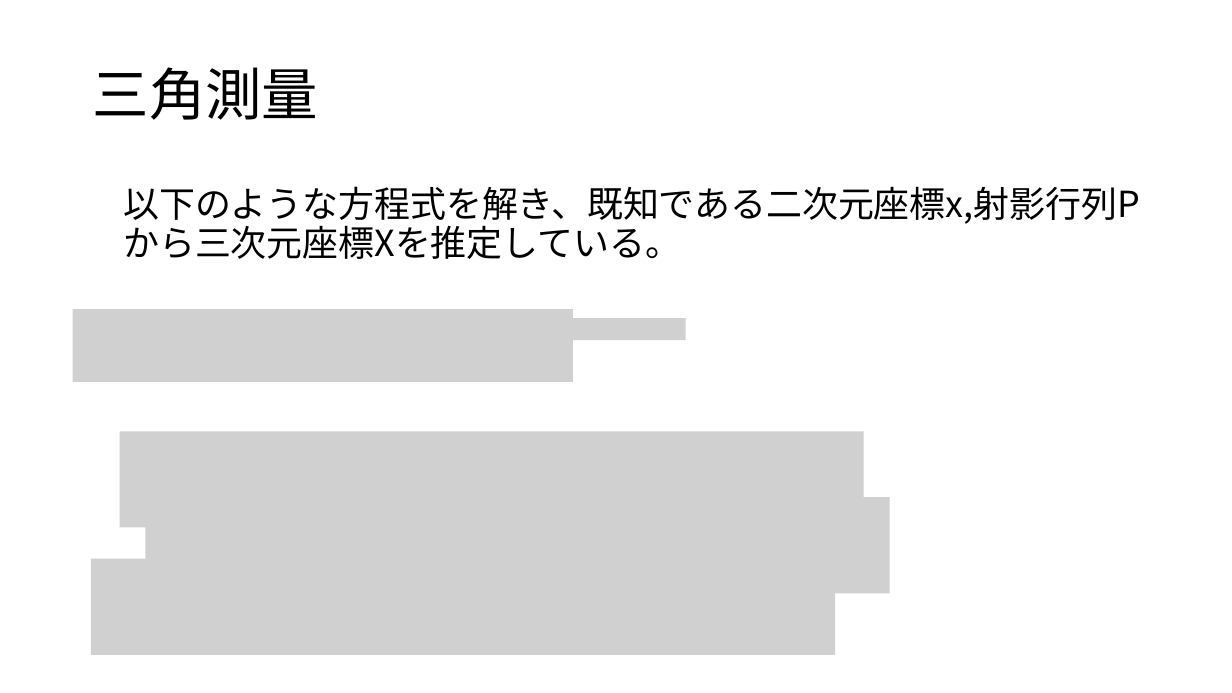
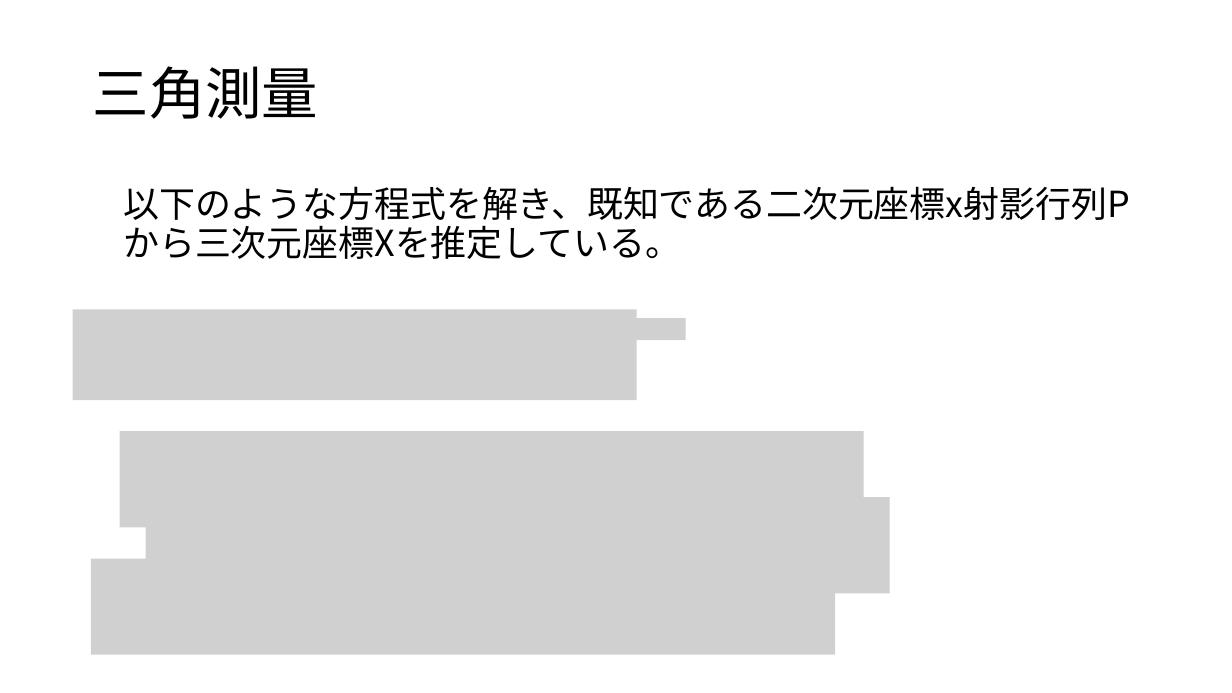
Before and after one commit to hagi711/Graduation-Research, a slide deck: slide 9 of 中間発表.pptx. Drawn at 1232x693 pixels with LibreOffice and Linux fonts; fonts in the diff are those of the drawing; grey boxes stand for pictures. Boxes give left, top, right and bottom in pixels: in the first picture for what was removed or moved away, otherwise in the second. Text is boxed around its words. In the diff, an @@ line names an element or a change of style, - is before the commit and + after.

```diff
--- a/中間発表.pptx
+++ b/中間発表.pptx
@@ text at box(123, 186, 1130, 259): text changed @@
-以下のような方程式を解き、既知である二次元座標x,射影行列Pから三次元座標Xを推定している。
+以下のような方程式を解き、既知である二次元座標x射影行列Pから三次元座標Xを推定している。
@@ picture: place and size @@
-picture at box(73, 310, 573, 383)
+picture at box(73, 310, 637, 400)
```
Also in this commit, not shown: 4 other slides changed.
